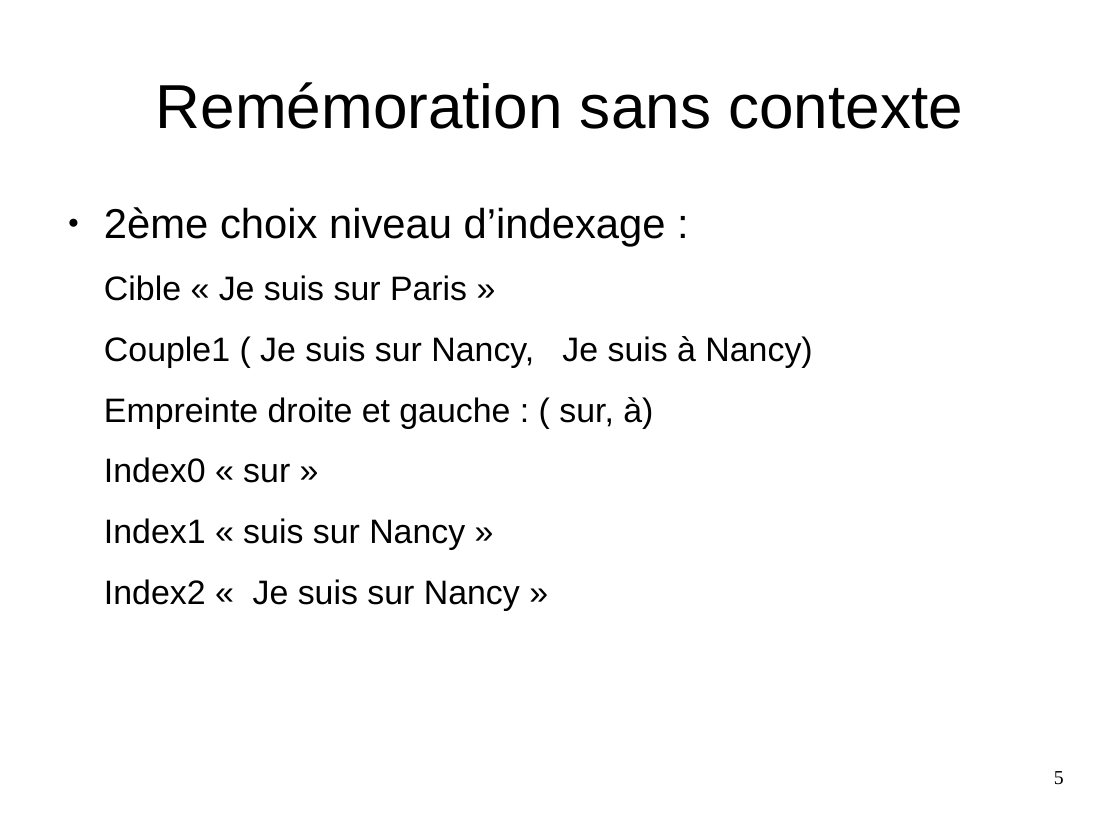
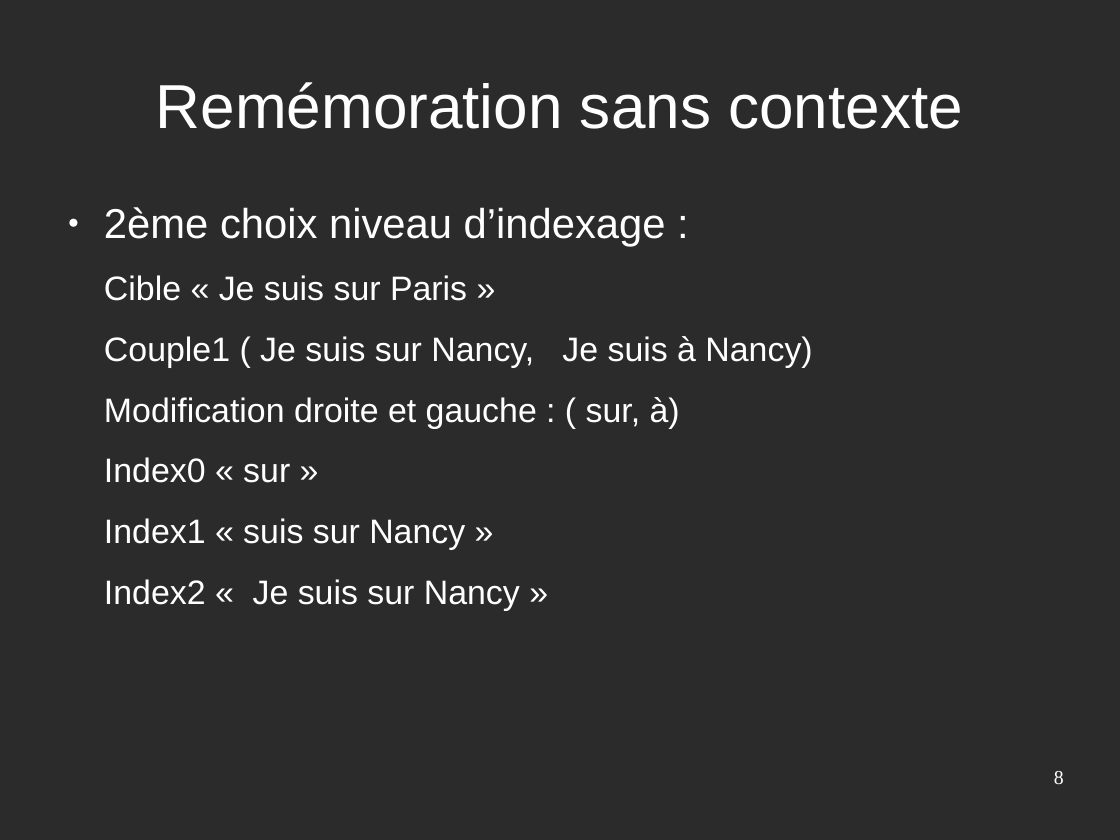
Before and after one commit to Sle3pingForest/StageL3, a slide deck: slide 8 of RapportAndre/pres.odp (slide 5 before the commit). Drawn at 1120x840 pixels with LibreOffice and Linux fonts; fonts in the diff are those of the drawing; background and template pictures are left out; a plain dark background stands for a picture behind light text. Boxes give left, top, right and bottom in pixels: in the first picture for what was removed or moved away, otherwise in the second. Text is boxed around its words. In the diff, an @@ line names an element or a change of style, - is before the commit and + after.

```diff
--- a/RapportAndre/pres.odp
+++ b/RapportAndre/pres.odp
@@ background #FFFFFF to picture (left out) @@
@@ title "Remémoration sans contexte" at bbox=[156, 82, 963, 129]: text colour #000000 to #FFFFFF @@
@@ text at bbox=[104, 207, 812, 611]: text colour #000000 to #FFFFFF in "2ème choix niveau d’indexage :", "Cible « Je suis sur Paris »", "Couple1 ( Je suis sur Nancy, Je ...", "Index0 « sur »" and 2 more places; bullet colour #000000 to #FFFFFF @@
@@ text at bbox=[104, 397, 680, 428]: text changed; text colour #000000 to #FFFFFF @@
-Empreinte droite et gauche : ( sur, à)
+Modification droite et gauche : ( sur, à)
@@ page number at bbox=[1054, 771, 1064, 784]: text changed; text colour #000000 to #FFFFFF @@
-5
+8
```
Also in this commit, not shown: 7 other slides changed, 3 slides added, 2 slides removed, 2 other files.
